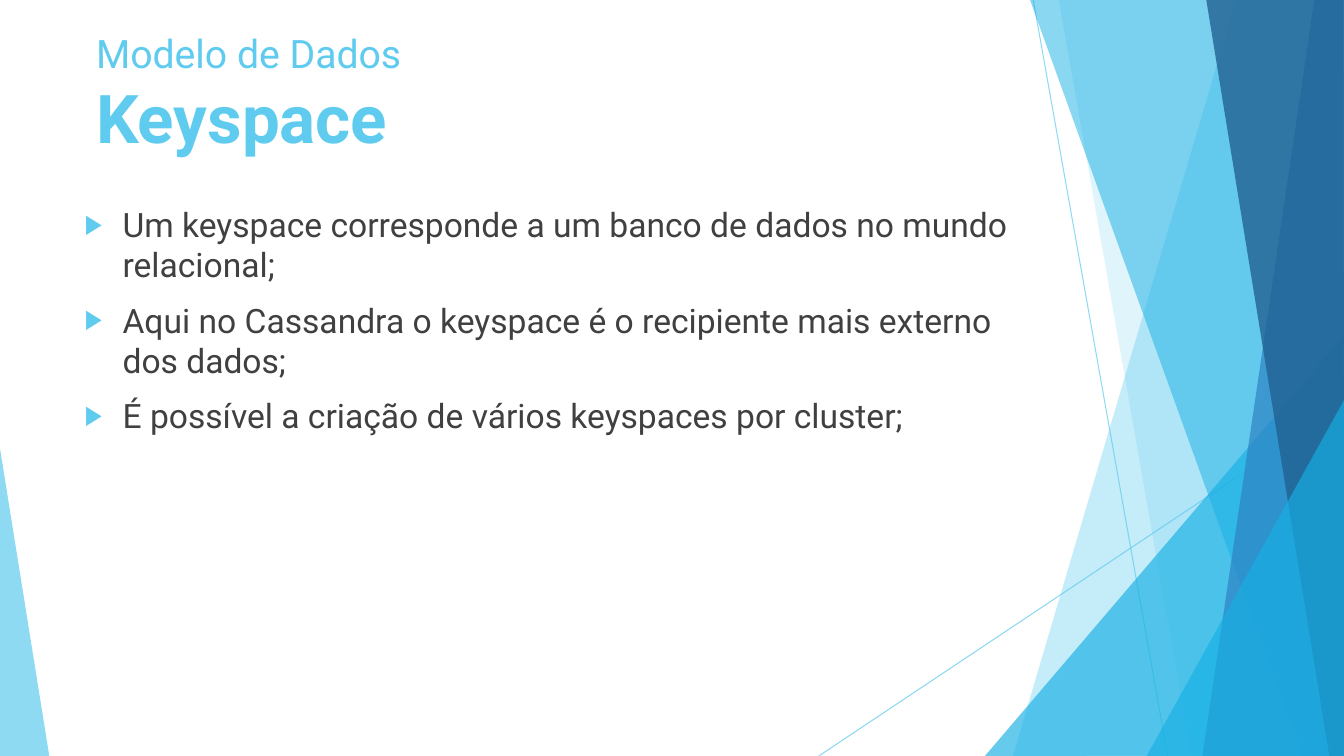
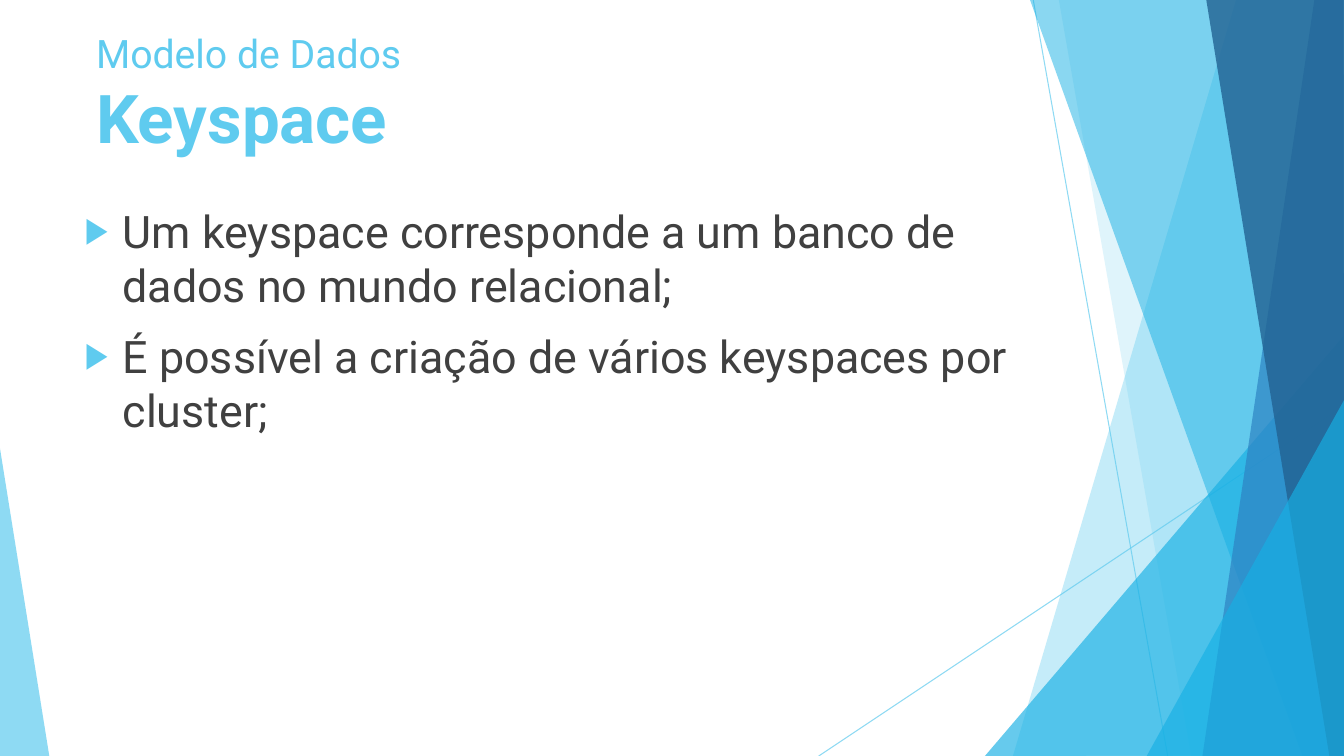
Before and after one commit to luiscferraz/bd-penitenciaria, a slide deck: slide 15 of Seminario/NoSQL v2.pptx. Drawn at 1344x756 pixels with LibreOffice and Linux fonts; fonts in the diff are those of the drawing. Boxes give left, top, right and bottom in pixels: in the first picture for what was removed or moved away, otherwise in the second. Text is boxed around its words. In the diff, an @@ line names an element or a change of style, - is before the commit and + after.

```diff
--- a/Seminario/NoSQL v2.pptx
+++ b/Seminario/NoSQL v2.pptx
@@ text "Um keyspace corresponde a um ..." at <box>123,214,1007,433</box>: size 24 to 32 pt; more space between paragraphs @@
@@ text at <box>123,308,991,378</box>: paragraph removed @@
-▶ Aqui no Cassandra o keyspace é o recipiente mais externo dos dados;
```
Also in this commit, not shown: 18 other slides changed, 2 slides added, 3 other files.
